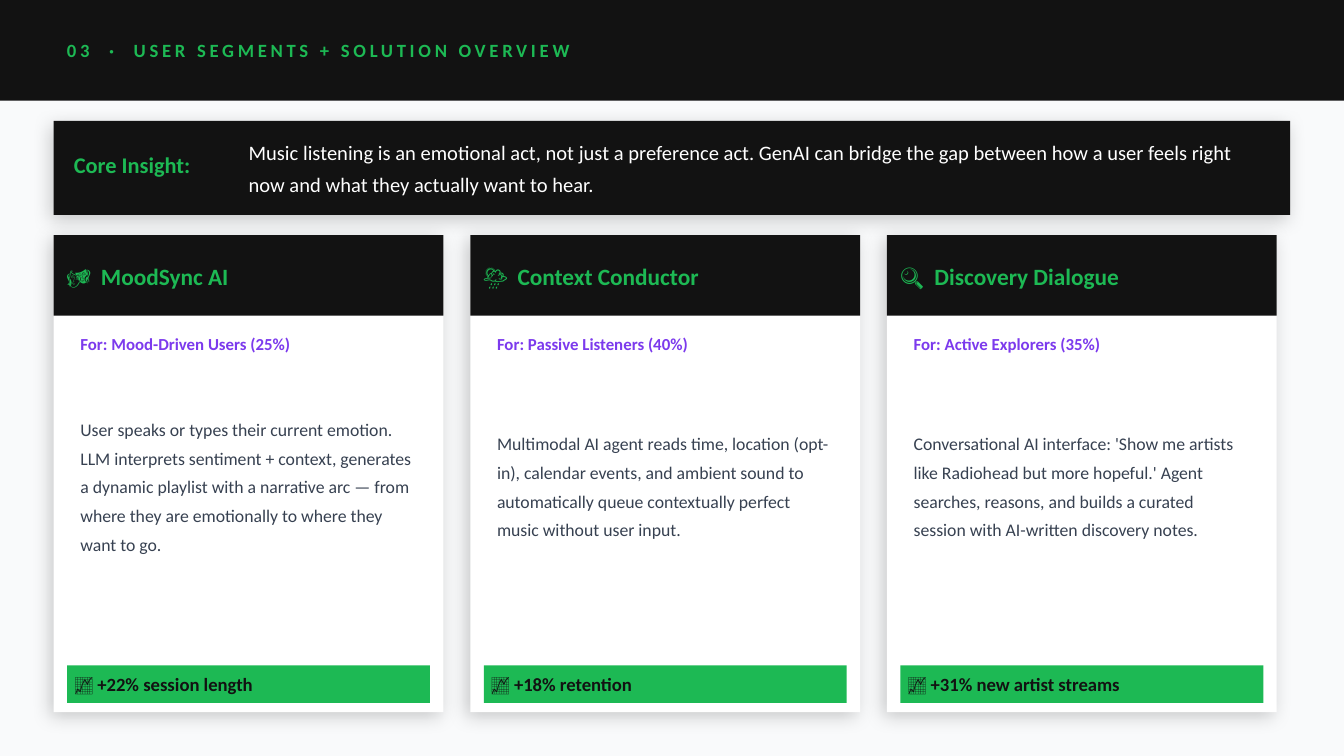
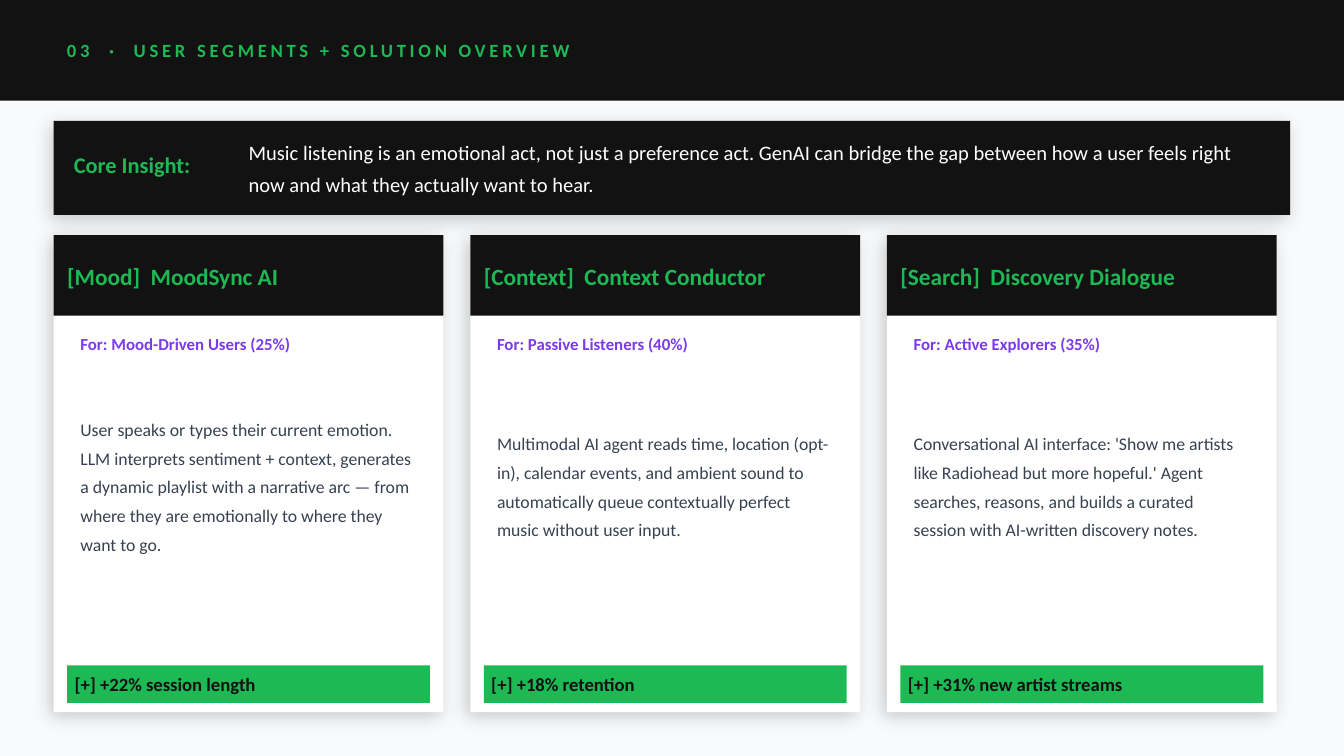
Before and after one commit to rajrathore0107/spotify-reimagined-genai, a slide deck: slide 4 of deck/spotify_strategy_deck.pptx. Drawn at 1344x756 pixels with LibreOffice and Linux fonts; fonts in the diff are those of the drawing. Boxes give left, top, right and bottom in pixels: in the first picture for what was removed or moved away, otherwise in the second. Text is boxed around its words. In the diff, an @@ line names an element or a change of style, - is before the commit and + after.

```diff
--- a/deck/spotify_strategy_deck.pptx
+++ b/deck/spotify_strategy_deck.pptx
@@ text at [67,268,278,289]: text changed @@
-🎭 MoodSync AI
+[Mood] MoodSync AI
@@ text at [484,268,766,289]: text changed @@
-🌦️ Context Conductor
+[Context]️ Context Conductor
@@ text at [900,268,1174,289]: text changed @@
-🔍 Discovery Dialogue
+[Search] Discovery Dialogue
@@ text at [100,678,255,694]: text changed @@
-📈 +22% session length
+[+] +22% session length
@@ text at [517,678,635,691]: text changed @@
-📈 +18% retention
+[+] +18% retention
@@ text at [933,678,1122,691]: text changed @@
-📈 +31% new artist streams
+[+] +31% new artist streams
```
Also in this commit, not shown: 5 other slides changed, 2 other files.
